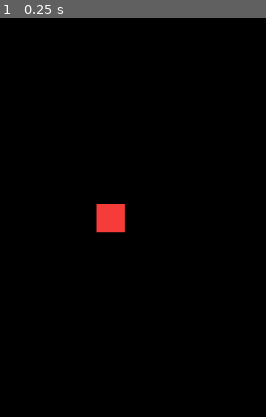
Above: before the commit, frame 1.
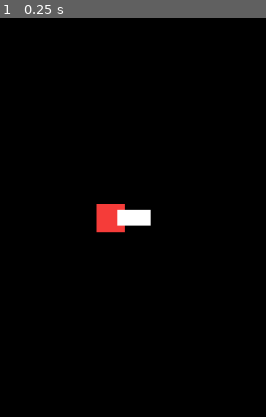
Above: after the commit, the same moment.

Repository: MauroCastro1705/mini_auto_battler
Game: Godot game, scene res://test/test-scene.tscn
Same seed, same stepped clock (60 frames per second), same inputs: the game is played once before the commit and once after it. The project has no main scene, so this scene is started directly.
Inputs:
- Up to frame 1 (0.25 s): no input
The pictures show only the part of the screen within x 29-79%, y 15-65%; the shares and areas given below are measured in that part.

The runs differ from the first frame. In frame 1, 0.5% of the frame differs, in the area x 43-57%, y 47-53%.

Commit message:
Improve player targeting and update score display
Player now automatically faces the nearest enemy in _process. Score and money updates are printed in Global.gd for better feedback. Player.tscn updated to hide collision shapes and enemy detector, and added a new ColorRect node.

Diff:
--- a/autoloads/Global.gd
+++ b/autoloads/Global.gd
@@ -28,8 +28,9 @@
 var enemigo_money:int = 5
 
 func update_scores():
-	player_money = player_money + enemigo_money
-	player_score = player_score + enemigo_score
+	player_money += enemigo_money
+	player_score += enemigo_score
+	print("SCORE:", player_score, "MONEY:", player_money)
 
 func upgrade_mob():
 	enemigo_level = enemigo_level + 1
--- a/character/player.gd
+++ b/character/player.gd
@@ -18,6 +18,9 @@
 
 func _process(delta):
 	time_since_shot += delta
+	var target = get_nearest_enemy()
+	if target:
+		look_at(target.global_position)
 	if time_since_shot >= shoot_cooldown:
 		shoot()
 		time_since_shot = 0.0
--- a/character/player.tscn
+++ b/character/player.tscn
@@ -18,8 +18,17 @@
 offset_right = 17.0
 offset_bottom = 17.0
 color = Color(0.960733, 0.236641, 0.222023, 1)
+metadata/_edit_group_ = true
+
+[node name="ColorRect" type="ColorRect" parent="ColorRect"]
+layout_mode = 0
+offset_left = 25.0
+offset_top = 7.0
+offset_right = 65.0
+offset_bottom = 26.0
 
 [node name="CollisionShape2D" type="CollisionShape2D" parent="."]
+visible = false
 shape = SubResource("CircleShape2D_8e4qx")
 
 [node name="atk_timer" type="Timer" parent="."]
@@ -27,6 +36,7 @@
 [node name="BulletPool" parent="." instance=ExtResource("2_monf5")]
 
 [node name="enemy_detector" type="Area2D" parent="."]
+visible = false
 collision_mask = 2
 
 [node name="CollisionShape2D" type="CollisionShape2D" parent="enemy_detector"]
